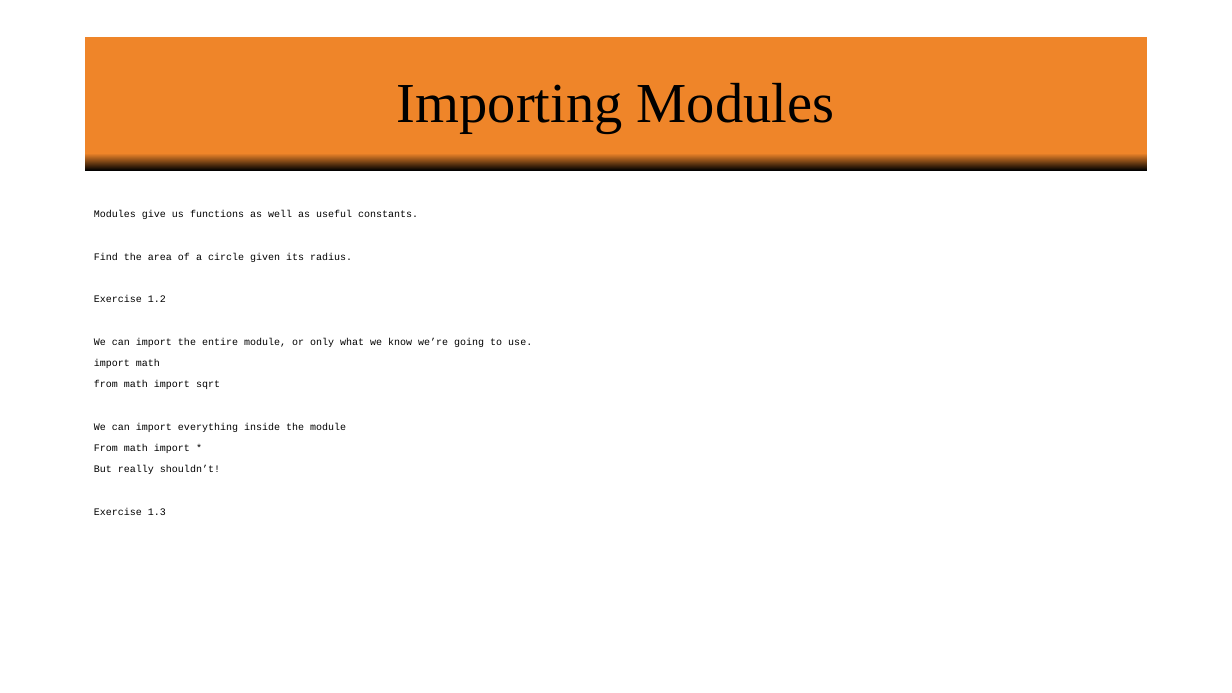
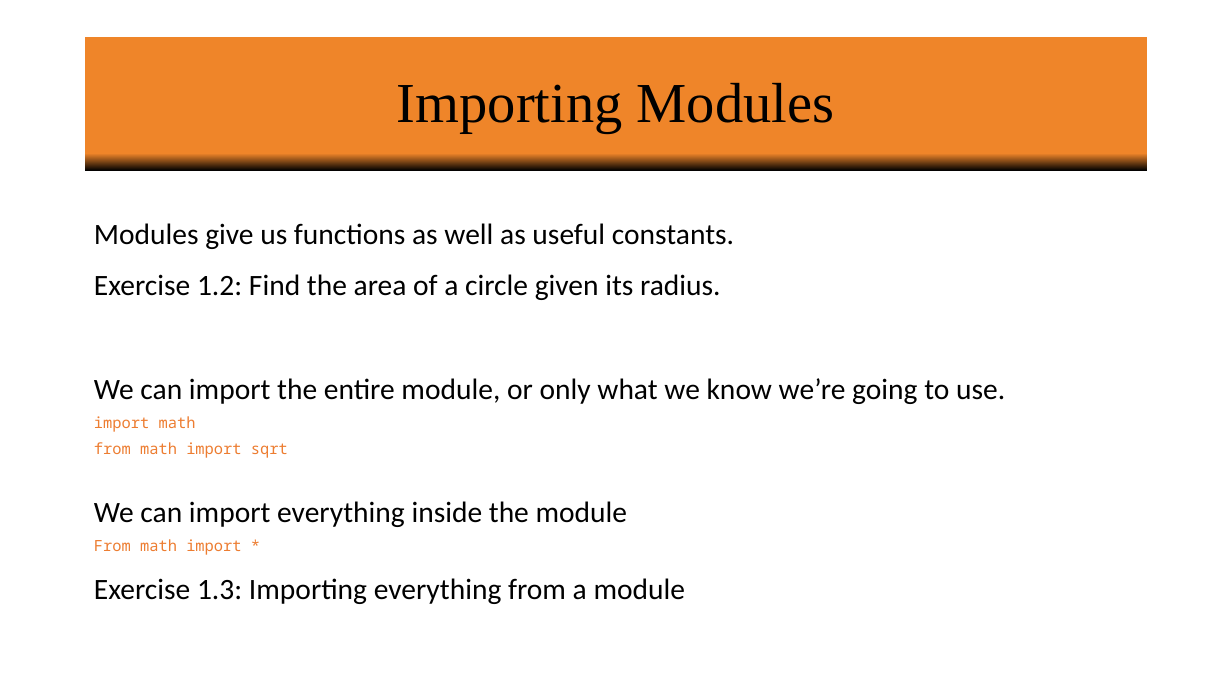
Before and after one commit to vineetbansal/Learning-Python, a slide deck: slide 18 of powerpoint/01 Variables_Operators_Logic_Math.pptx. Drawn at 1232x693 pixels with LibreOffice and Linux fonts; fonts in the diff are those of the drawing; background and template pictures are left out. Boxes give left, top, right and bottom in pixels: in the first picture for what was removed or moved away, otherwise in the second. Text is boxed around its words. In the diff, an @@ line names an element or a change of style, - is before the commit and + after.

```diff
--- a/powerpoint/01 Variables_Operators_Logic_Math.pptx
+++ b/powerpoint/01 Variables_Operators_Logic_Math.pptx
@@ text at (x1=94, y1=223, x2=1005, y2=555): size 7.8 to 23 pt, font Courier New to Calibri in "Modules give us functions as well as ...", "We can import the entire module, or ...", "We can import everything inside the module"; size 7.8 to 12 pt, font Courier New to Noto Sans Mono, text colour #000000 to #ED7D31 in "import math", "from math import sqrt", "From math import *"; line spacing 0.7 to 1.1 @@
@@ text at (x1=94, y1=274, x2=721, y2=300): text changed; size 7.8 to 23 pt; font Courier New to Calibri @@
-Find the area of a circle given its radius.
-Exercise 1.2
+Exercise 1.2: Find the area of a circle given its radius.
@@ text at (x1=94, y1=578, x2=686, y2=604): text changed; size 7.8 to 23 pt; font Courier New to Calibri @@
-But really shouldn’t!
-Exercise 1.3
+Exercise 1.3: Importing everything from a module
```
Also in this commit, not shown: 23 other slides changed, 6 other files.
